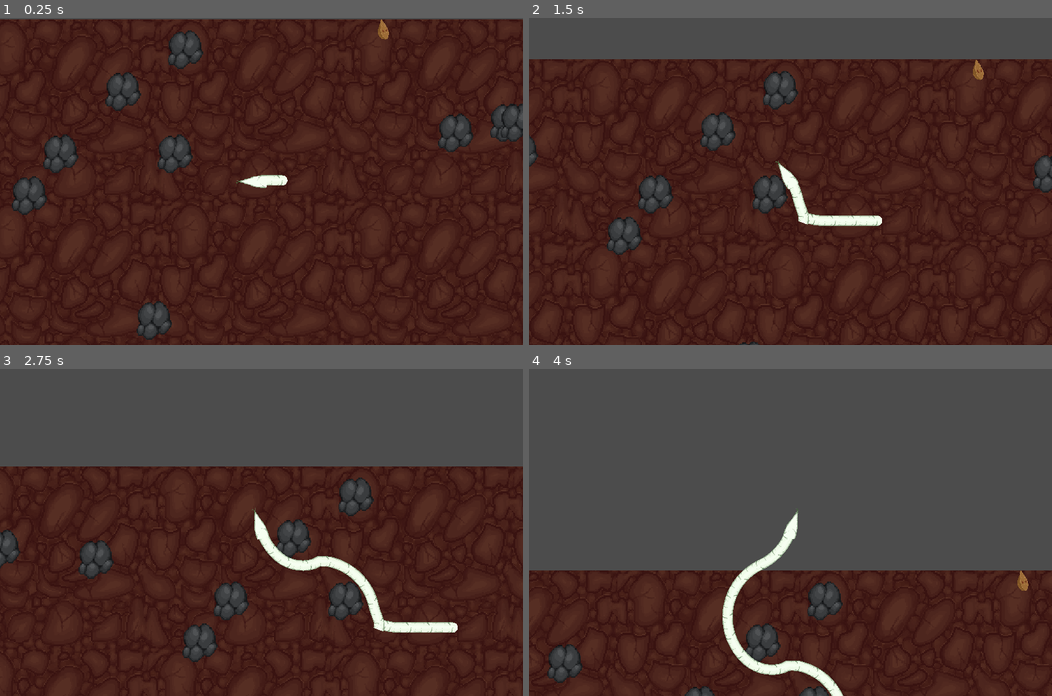
Above: before the commit, frames 1-4 (two rows, left to right).
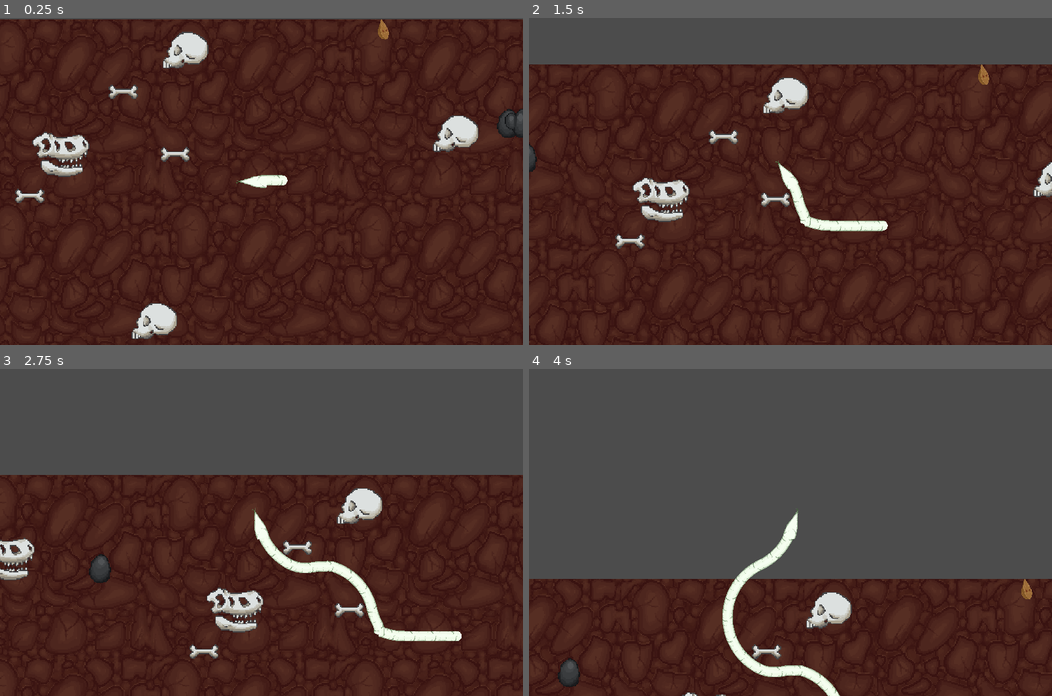
Above: after the commit, the same moments.

Repository: 0xOnyx/GGJ
Game: Godot game, scene res://scenes/main.tscn
Two runs of this game, one before a commit and one after it. Both use one fixed random seed, a clock stepped at 60 frames per second and the inputs below.
Inputs:
- Up to frame 1 (0.25 s): no input
- Up to frame 2 (1.5 s): hold D (right) 0.53-1.28 s; hold A (left) from 1.28 s (still down)
- Up to frame 3 (2.75 s): release A (left) at 2.03 s; hold D (right) from 2.03 s (still down)
- Up to frame 4 (4 s): release D (right) at 3.53 s; hold A (left) from 3.53 s (still down)

The runs differ from the first frame. In frame 1, 5.1% of the frame differs, in the area x 2-100%, y 3-99%; in frame 2, 7.4%; in frame 3, 9.8%, in the area x 0-100%, y 29-100%; in frame 4, 6.0%.

Commit message:
obstacles shape variation

Diff:
--- a/scenes/obstacle.tscn
+++ /dev/null
@@ -1,14 +0,0 @@
-[gd_scene load_steps=3 format=2]
-
-[ext_resource path="res://assets/obstacles/rock_final_1.png" type="Texture" id=1]
-
-[sub_resource type="CircleShape2D" id=1]
-radius = 18.0
-
-[node name="Obstacle" type="StaticBody2D"]
-
-[node name="Sprite" type="Sprite" parent="."]
-texture = ExtResource( 1 )
-
-[node name="CollisionShape2D" type="CollisionShape2D" parent="."]
-shape = SubResource( 1 )
--- /dev/null
+++ b/scenes/obstacle/Obstacle.tscn
@@ -0,0 +1,10 @@
+[gd_scene load_steps=2 format=2]
+
+[ext_resource path="res://scripts/obstacle/obstacle.gd" type="Script" id=1]
+
+[node name="Obstacle" type="StaticBody2D"]
+script = ExtResource( 1 )
+
+[node name="CollisionShape2D" type="CollisionShape2D" parent="."]
+
+[node name="Sprite" type="Sprite" parent="."]
--- /dev/null
+++ b/scenes/obstacle/ObstacleSprite.tscn
@@ -0,0 +1,8 @@
+[gd_scene load_steps=3 format=2]
+
+[ext_resource path="res://scripts/obstacle/ObsticleSprite.gd" type="Script" id=1]
+[ext_resource path="res://assets/obstacles/rock_final_1.png" type="Texture" id=2]
+
+[node name="Sprite" type="Sprite"]
+texture = ExtResource( 2 )
+script = ExtResource( 1 )
--- a/scripts/backgroundTileMap.gd
+++ b/scripts/backgroundTileMap.gd
@@ -5,8 +5,8 @@
 
 var noise_collectable = OpenSimplexNoise.new()
 var noise_rock = OpenSimplexNoise.new()
-onready var Collectable = load("res://scenes/collectable.tscn")
-onready var Rock = load("res://scenes/obstacle.tscn")
+onready var Collectable = preload("res://scenes/collectable.tscn")
+onready var Rock = preload("res://scenes/obstacle/Obstacle.tscn")
 
 func _ready():
 	# Configure
--- /dev/null
+++ b/scripts/obstacle/ObsticleSprite.gd
@@ -0,0 +1,20 @@
+extends Sprite
+
+var pics = []
+
+func _ready():
+	print("loaded obstacle sprites")
+	var path = "res://assets/obstacles/"
+	var dir = Directory.new()
+	dir.open(path)
+	dir.list_dir_begin()
+	while true:
+		var file_name = dir.get_next()
+		if file_name == "":
+			#break the while loop when get_next() returns ""
+			break
+		elif !file_name.begins_with(".") and !file_name.ends_with(".import"):
+			#if !file_name.ends_with(".import"):
+			pics.append(load(path + "/" + file_name))
+	dir.list_dir_end()
+	set_texture(pics[rand_range(0, pics.size())])
--- /dev/null
+++ b/scripts/obstacle/obstacle.gd
@@ -0,0 +1,28 @@
+extends StaticBody2D
+
+var pics = []
+
+# Called when the node enters the scene tree for the first time.
+func _ready():
+	print("loaded obstacle sprites")
+	var path = "res://assets/obstacles/"
+	var dir = Directory.new()
+	dir.open(path)
+	dir.list_dir_begin()
+	while true:
+		var file_name = dir.get_next()
+		if file_name == "":
+			#break the while loop when get_next() returns ""
+			break
+		elif !file_name.begins_with(".") and !file_name.ends_with(".import"):
+			#if !file_name.ends_with(".import"):
+			pics.append(load(path + "/" + file_name))
+	dir.list_dir_end()
+
+	$Sprite.set_texture(pics[rand_range(0, pics.size())])
+	var shape = CircleShape2D.new()
+	print($Sprite.get_texture().get_width()/2)
+	shape.set_radius($Sprite.get_texture().get_width()*.48)
+#	var collision = CollisionShape2D.new()
+	$CollisionShape2D.set_shape(shape)
+	print("rad ", $CollisionShape2D.get_shape().get_radius())
Not shown, added: assets/obstacles/bones_final.png.import
Binary file added: assets/obstacles/bones_final_1.png
Not shown, added: assets/obstacles/bones_final_1.png.import
Binary file added: assets/obstacles/bones_final_2.png
Not shown, added: assets/obstacles/bones_final_2.png.import
Binary file added: assets/obstacles/bones_final_3.png
Not shown, added: assets/obstacles/bones_final_3.png.import
Binary file changed: assets/obstacles/rock_final_1.png
Binary file changed: assets/obstacles/rock_final_2.png
Binary file changed: assets/obstacles/rock_final_3.png
